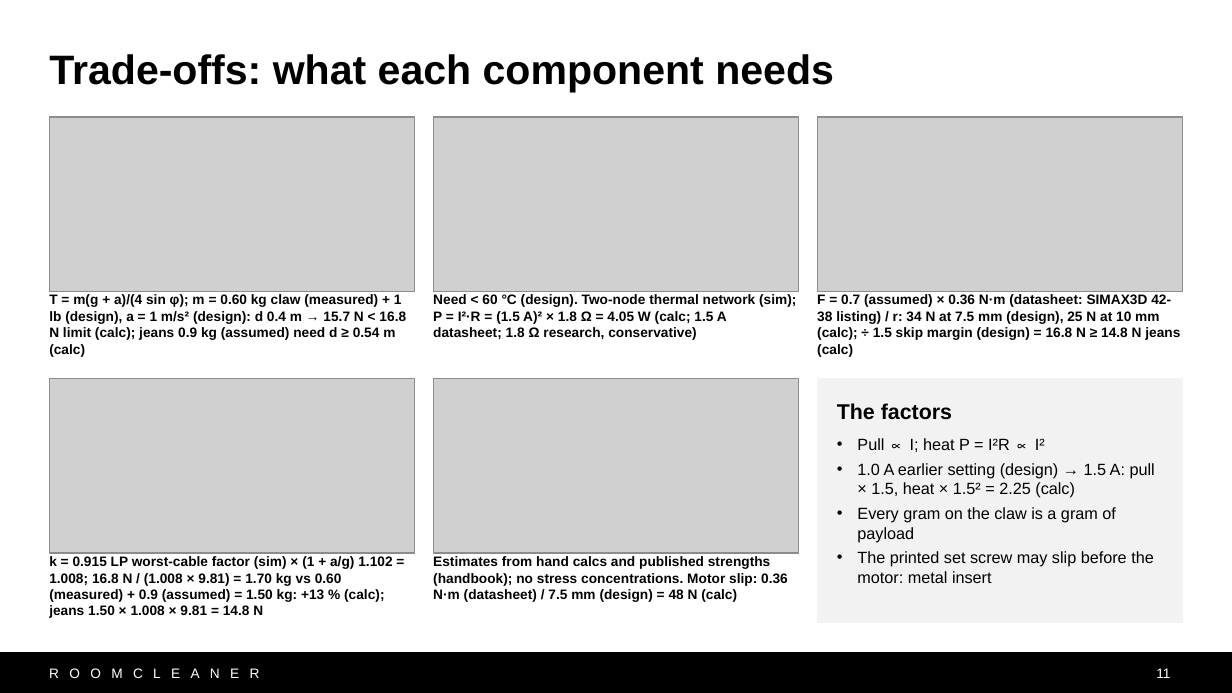
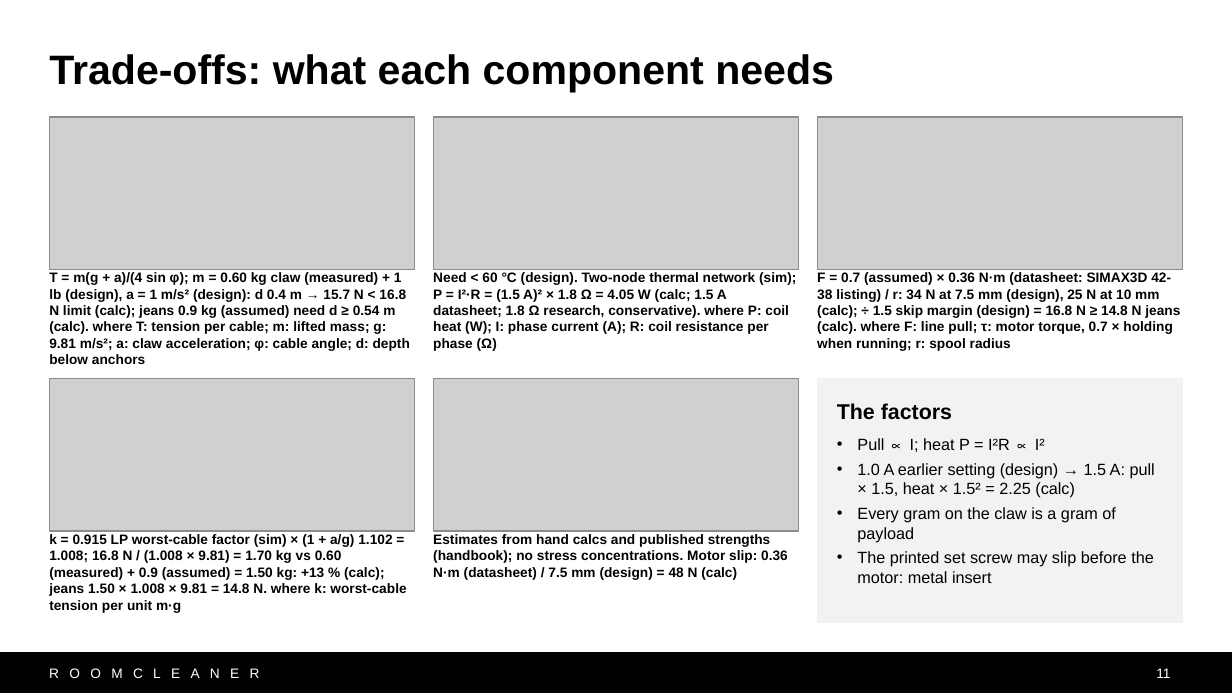
Before and after one commit to Jaspario1199/RoomCleaner, a slide deck: slide 11 of docs/presentation/deck_v10/RoomCleaner_Buntinx_v10.pptx. Drawn at 1232x693 pixels with LibreOffice and Linux fonts; fonts in the diff are those of the drawing; grey boxes stand for pictures. Boxes give left, top, right and bottom in pixels: in the first picture for what was removed or moved away, otherwise in the second. Text is boxed around its words. In the diff, an @@ line names an element or a change of style, - is before the commit and + after.

```diff
--- a/docs/presentation/deck_v10/RoomCleaner_Buntinx_v10.pptx
+++ b/docs/presentation/deck_v10/RoomCleaner_Buntinx_v10.pptx
@@ picture: place and size @@
-picture at [49, 117, 415, 292]
+picture at [49, 117, 415, 270]
@@ picture: place and size @@
-picture at [434, 117, 800, 292]
+picture at [434, 117, 800, 270]
@@ picture: place and size @@
-picture at [817, 117, 1183, 292]
+picture at [817, 117, 1183, 270]
@@ text at [49, 272, 410, 364]: text changed @@
-T = m(g + a)/(4 sin φ); m = 0.60 kg claw (measured) + 1 lb (design), a = 1 m/s² (design): d 0.4 m → 15.7 N < 16.8 N limit (calc); jeans 0.9 kg (assumed) need d ≥ 0.54 m (calc)
+T = m(g + a)/(4 sin φ); m = 0.60 kg claw (measured) + 1 lb (design), a = 1 m/s² (design): d 0.4 m → 15.7 N < 16.8 N limit (calc); jeans 0.9 kg (assumed) need d ≥ 0.54 m (calc). where T: tension per cable; m: lifted mass; g: 9.81 m/s²; a: claw acceleration; φ: cable angle; d: depth below anchors
@@ text at [433, 272, 796, 351]: text changed @@
-Need < 60 °C (design). Two-node thermal network (sim); P = I²·R = (1.5 A)² × 1.8 Ω = 4.05 W (calc; 1.5 A datasheet; 1.8 Ω research, conservative)
+Need < 60 °C (design). Two-node thermal network (sim); P = I²·R = (1.5 A)² × 1.8 Ω = 4.05 W (calc; 1.5 A datasheet; 1.8 Ω research, conservative). where P: coil heat (W); I: phase current (A); R: coil resistance per phase (Ω)
@@ text at [817, 272, 1180, 351]: text changed @@
-F = 0.7 (assumed) × 0.36 N·m (datasheet: SIMAX3D 42-38 listing) / r: 34 N at 7.5 mm (design), 25 N at 10 mm (calc); ÷ 1.5 skip margin (design) = 16.8 N ≥ 14.8 N jeans (calc)
+F = 0.7 (assumed) × 0.36 N·m (datasheet: SIMAX3D 42-38 listing) / r: 34 N at 7.5 mm (design), 25 N at 10 mm (calc); ÷ 1.5 skip margin (design) = 16.8 N ≥ 14.8 N jeans (calc). where F: line pull; τ: motor torque, 0.7 × holding when running; r: spool radius
@@ picture: place and size @@
-picture at [49, 379, 415, 554]
+picture at [49, 379, 415, 532]
@@ picture: place and size @@
-picture at [434, 379, 800, 554]
+picture at [434, 379, 800, 532]
@@ text at [49, 534, 406, 613]: text changed @@
-k = 0.915 LP worst-cable factor (sim) × (1 + a/g) 1.102 = 1.008; 16.8 N / (1.008 × 9.81) = 1.70 kg vs 0.60 (measured) + 0.9 (assumed) = 1.50 kg: +13 % (calc); jeans 1.50 × 1.008 × 9.81 = 14.8 N
+k = 0.915 LP worst-cable factor (sim) × (1 + a/g) 1.102 = 1.008; 16.8 N / (1.008 × 9.81) = 1.70 kg vs 0.60 (measured) + 0.9 (assumed) = 1.50 kg: +13 % (calc); jeans 1.50 × 1.008 × 9.81 = 14.8 N. where k: worst-cable tension per unit m·g
@@ text "Estimates from hand calcs and ...": place and size @@
-text "Estimates from hand calcs and ..." at [433, 556, 788, 602]
+text "Estimates from hand calcs and ..." at [433, 534, 788, 580]
```
Also in this commit, not shown: 8 other slides changed, 9 other files.
